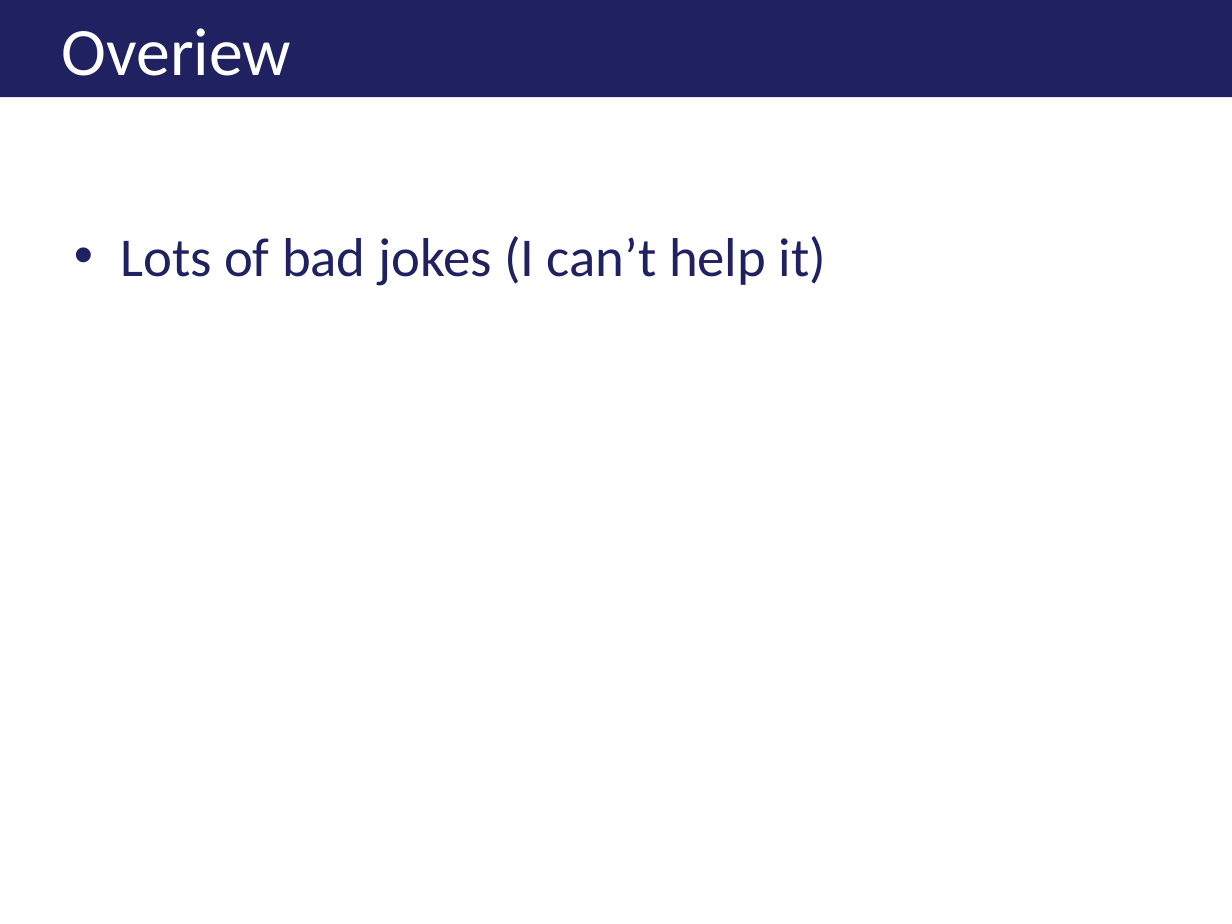
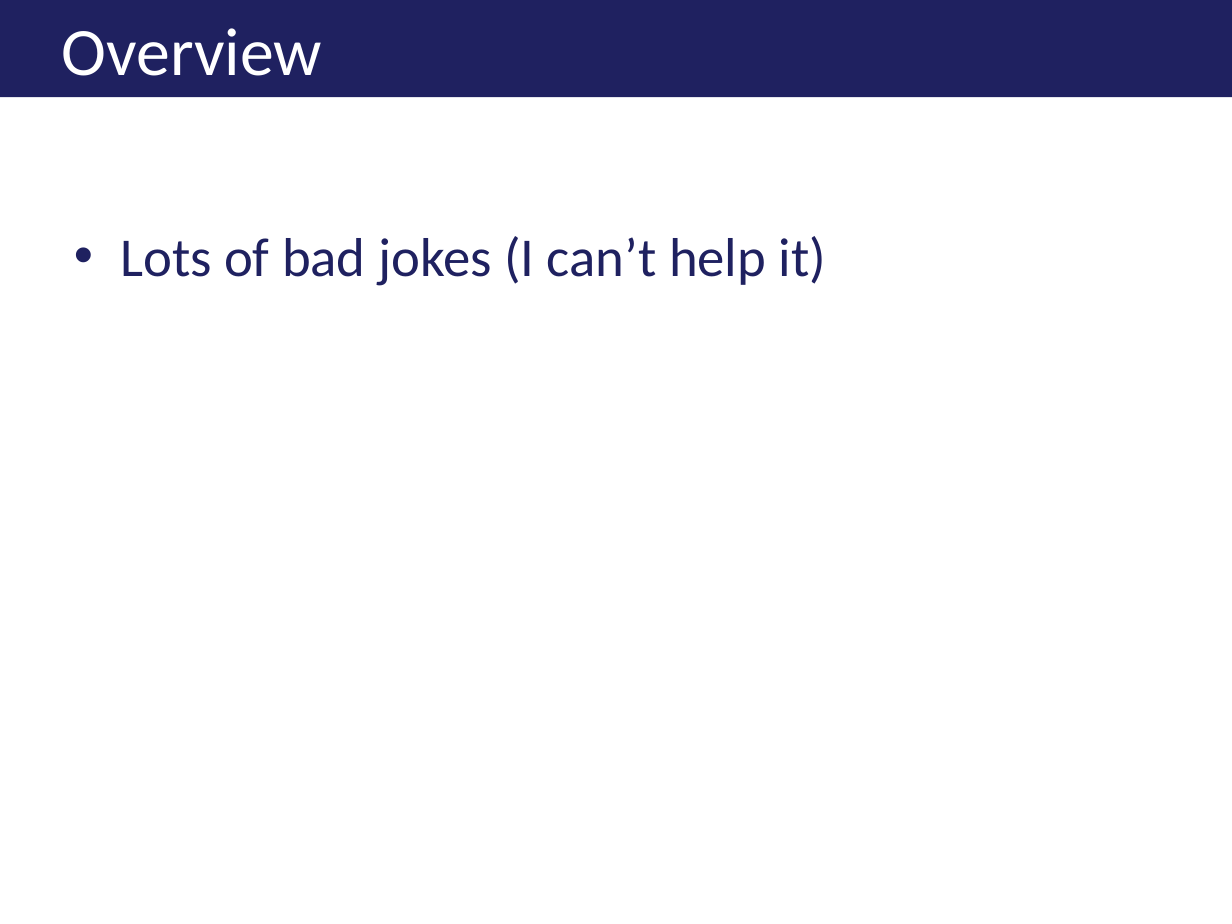
Before and after one commit to ericburcham/THasyINKnc, a slide deck: slide 7 of Presentation/THasINKync.pptx. Drawn at 1232x924 pixels with LibreOffice and Linux fonts; fonts in the diff are those of the drawing; background and template pictures are left out. Boxes give left, top, right and bottom in pixels: in the first picture for what was removed or moved away, otherwise in the second. Text is boxed around its words. In the diff, an @@ line names an element or a change of style, - is before the commit and + after.

Commit message:
Fixed a misspelling.

```diff
--- a/Presentation/THasINKync.pptx
+++ b/Presentation/THasINKync.pptx
@@ title at (x1=62, y1=28, x2=322, y2=76): text changed @@
-Overiew
+Overview
```
